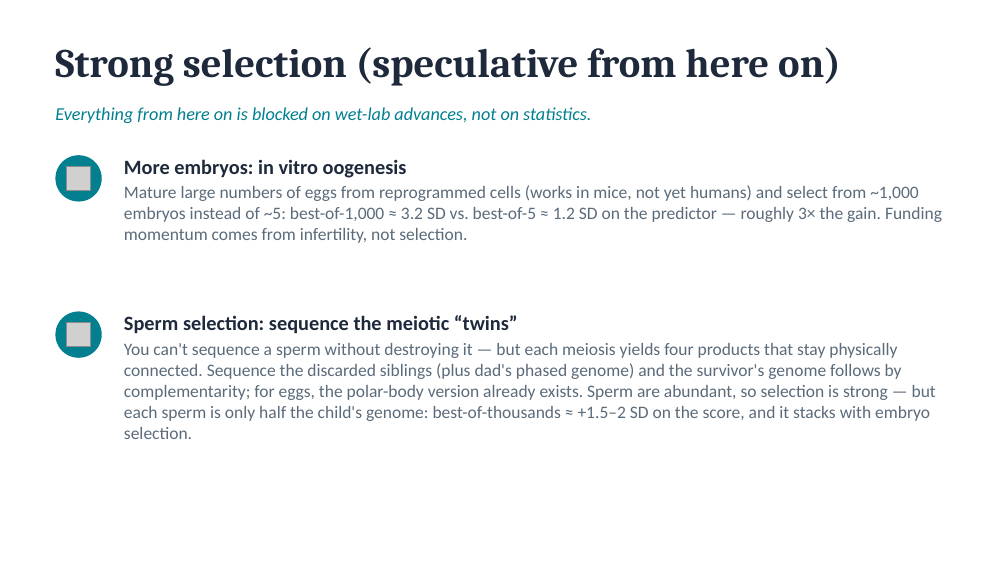
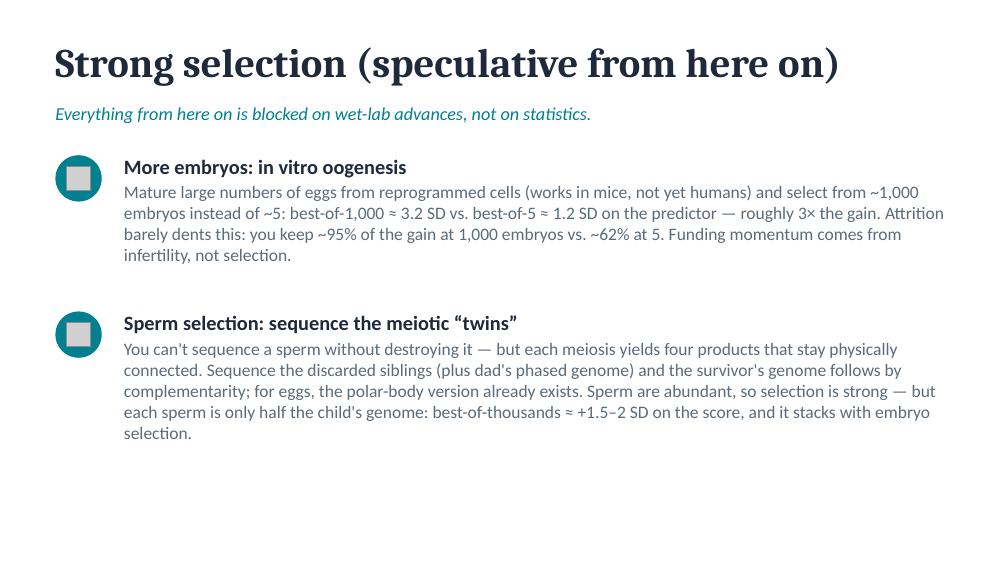
Before and after one commit to dawndrain/genetic_prediction, a slide deck: slide 15 of docs/genetic_prediction_slides.pptx. Drawn at 1008x567 pixels with LibreOffice and Linux fonts; fonts in the diff are those of the drawing; grey boxes stand for pictures. Boxes give left, top, right and bottom in pixels: in the first picture for what was removed or moved away, otherwise in the second. Text is boxed around its words. In the diff, an @@ line names an element or a change of style, - is before the commit and + after.

```diff
--- a/docs/genetic_prediction_slides.pptx
+++ b/docs/genetic_prediction_slides.pptx
@@ text at box(124, 185, 944, 264): text changed @@
-Mature large numbers of eggs from reprogrammed cells (works in mice, not yet humans) and select from ~1,000 embryos instead of ~5: best-of-1,000 ≈ 3.2 SD vs. best-of-5 ≈ 1.2 SD on the predictor — roughly 3× the gain. Funding momentum comes from infertility, not selection.
+Mature large numbers of eggs from reprogrammed cells (works in mice, not yet humans) and select from ~1,000 embryos instead of ~5: best-of-1,000 ≈ 3.2 SD vs. best-of-5 ≈ 1.2 SD on the predictor — roughly 3× the gain. Attrition barely dents this: you keep ~95% of the gain at 1,000 embryos vs. ~62% at 5. Funding momentum comes from infertility, not selection.
```
Also in this commit, not shown: 2 other slides changed, 3 other files.
